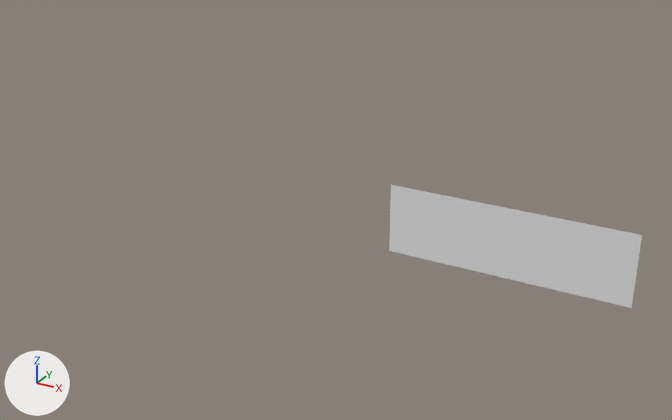
The OBJ model Assets/Tiled2Unity/Meshes/map_forest_background.obj: old version first, new version second.
Both versions are drawn from a 50 mm camera at (6382.0, -40801.0, 18268.0) aimed at (-16633.0, 1044.0, -2655.0). The lights are fixed; the arrows at lower left show +X, +Y and +Z. Where no turn or scale is listed for an object, it has been applied to the vertices.

Objects in the first picture: 'map_forest_background'.
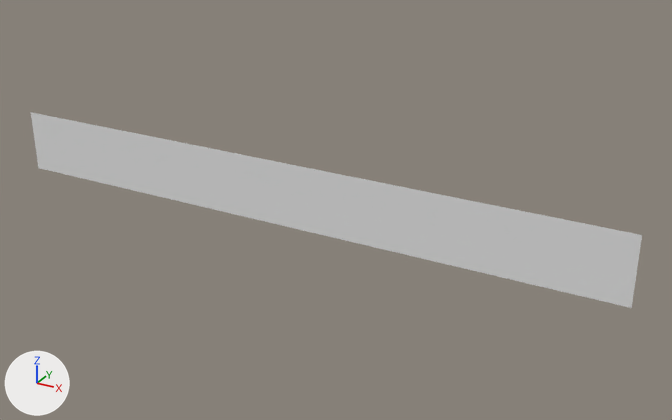
What differs and where, as boxes (x1, y1, x2, y2) in the pictures (672 x 420 px):
'map_forest_background', reshaped (141% wider, 59% taller)
    before: (389, 185, 642, 308)
    after: (31, 112, 642, 308)
part 1 of me_map_forest_background, added
    after: (31, 112, 391, 251)

Diff of the bpy script that builds the scene:
```diff
--- a/Assets/Tiled2Unity/Meshes/map_forest_background.obj.py
+++ b/Assets/Tiled2Unity/Meshes/map_forest_background.obj.py
@@ me_map_forest_background @@
 # used by ob_map_forest_background; location = (0.0, 0.0, 0.0)
-me_map_forest_background.from_pydata(...)  # 3131 vertices, 3000 faces; spans x -12800.0..0.0, y 0.0, z -3840.0..0.0
+me_map_forest_background.from_pydata(...)  # 9331 vertices, 9000 faces; spans x -38400.0..0.0, y 0.0, z -3840.0..0.0
+# me_map_forest_background part 1: 6200 vertices added at x -38400.0..-12928.0, y 0.0, z -3840.0..0.0
```
